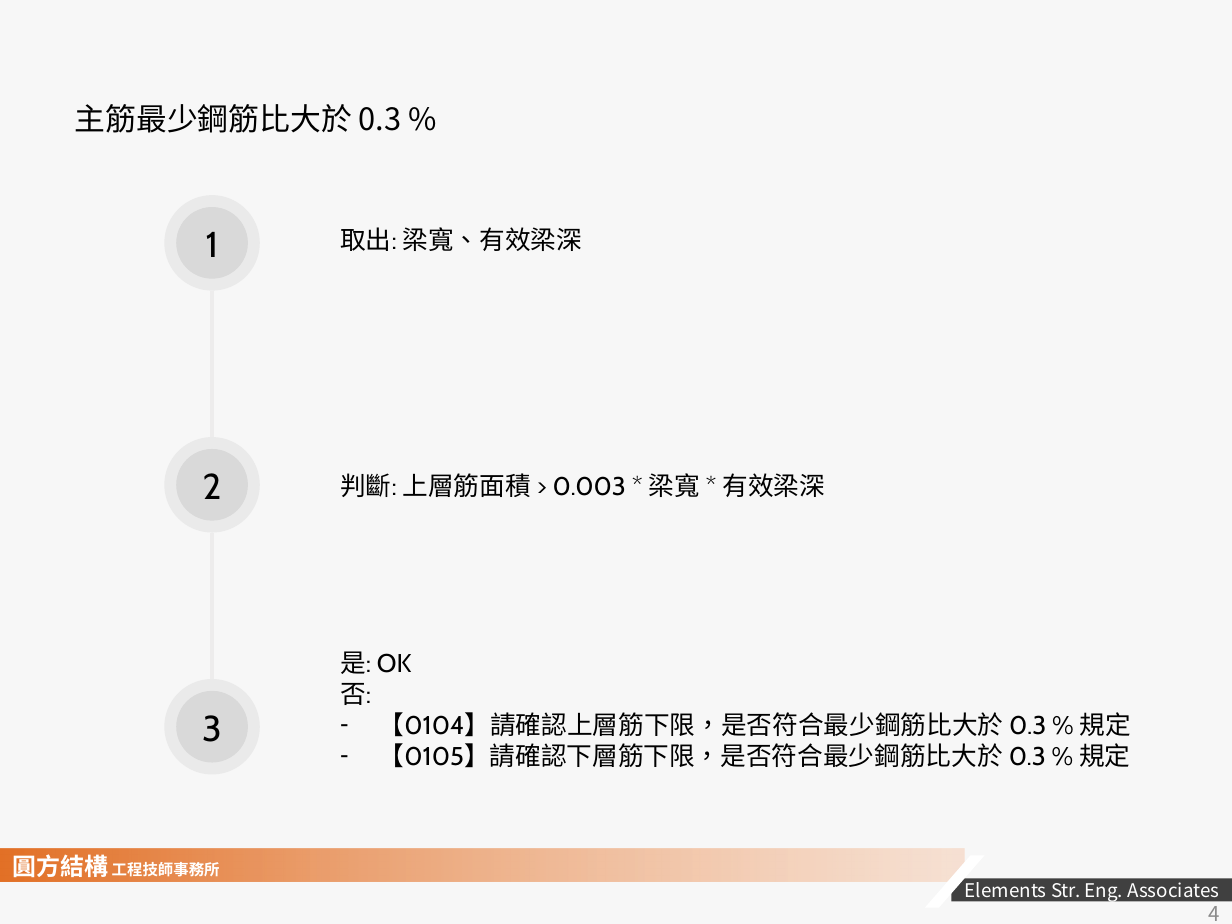
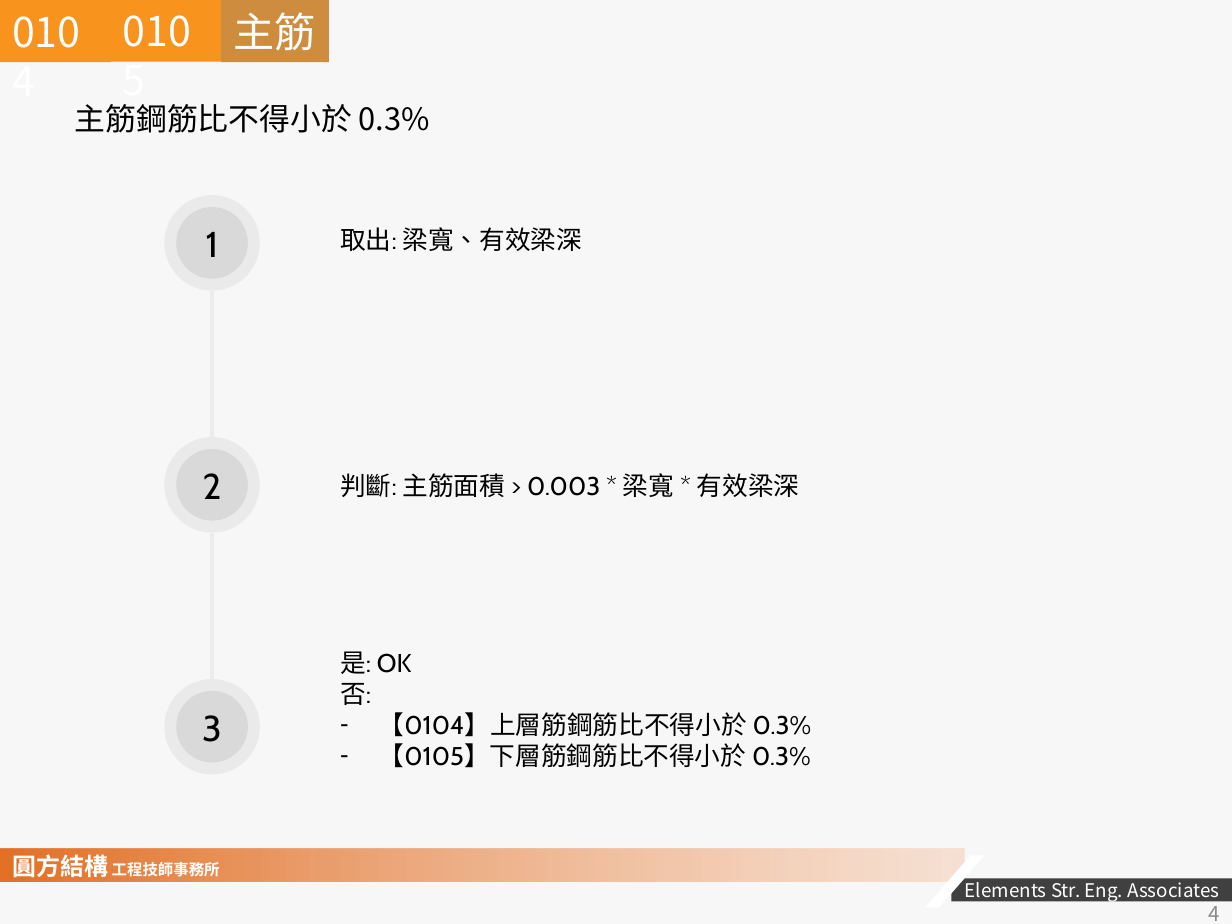
Before and after one commit to skyran1278/VbaProject, a slide deck: slide 4 of 20170524_RCScan/2018-1207 RC SCAN 說明文件.pptx. Drawn at 1232x924 pixels with LibreOffice and Linux fonts; fonts in the diff are those of the drawing; background and template pictures are left out. Boxes give left, top, right and bottom in pixels: in the first picture for what was removed or moved away, otherwise in the second. Text is boxed around its words. In the diff, an @@ line names an element or a change of style, - is before the commit and + after.

```diff
--- a/20170524_RCScan/2018-1207 RC SCAN 說明文件.pptx
+++ b/20170524_RCScan/2018-1207 RC SCAN 說明文件.pptx
@@ rectangle added at (0, 0, 111, 62), fill #F8931D, 24 pt, text #FFFFFF @@
+0104
@@ rectangle added at (111, 0, 221, 62), fill #F8931D, 24 pt, text #FFFFFF @@
+0105
@@ rectangle added at (221, 0, 329, 62), fill #CE8D3E, 24 pt, text #FFFFFF @@
+主筋
@@ text at (75, 104, 430, 133): text changed @@
-主筋最少鋼筋比大於 0.3 %
+主筋鋼筋比不得小於 0.3%
@@ text at (340, 473, 800, 497): text changed @@
-判斷: 上層筋面積 > 0.003 * 梁寬 * 有效梁深
+判斷: 主筋面積 > 0.003 * 梁寬 * 有效梁深
@@ text at (379, 712, 812, 768): text changed @@
-– 【0104】請確認上層筋下限，是否符合最少鋼筋比大於 0.3 % 規定
-– 【0105】請確認下層筋下限，是否符合最少鋼筋比大於 0.3 % 規定
+– 【0104】上層筋鋼筋比不得小於 0.3%
+– 【0105】下層筋鋼筋比不得小於 0.3%
```
Also in this commit, not shown: 5 other slides changed, 17 slides added, 8 slides removed, 2 other files.
